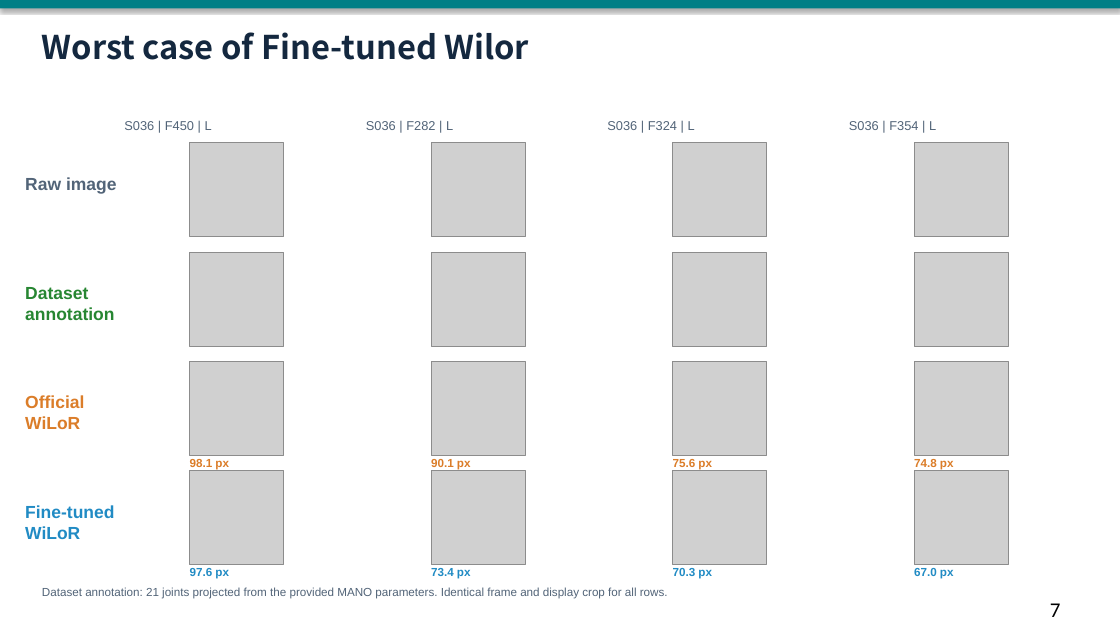
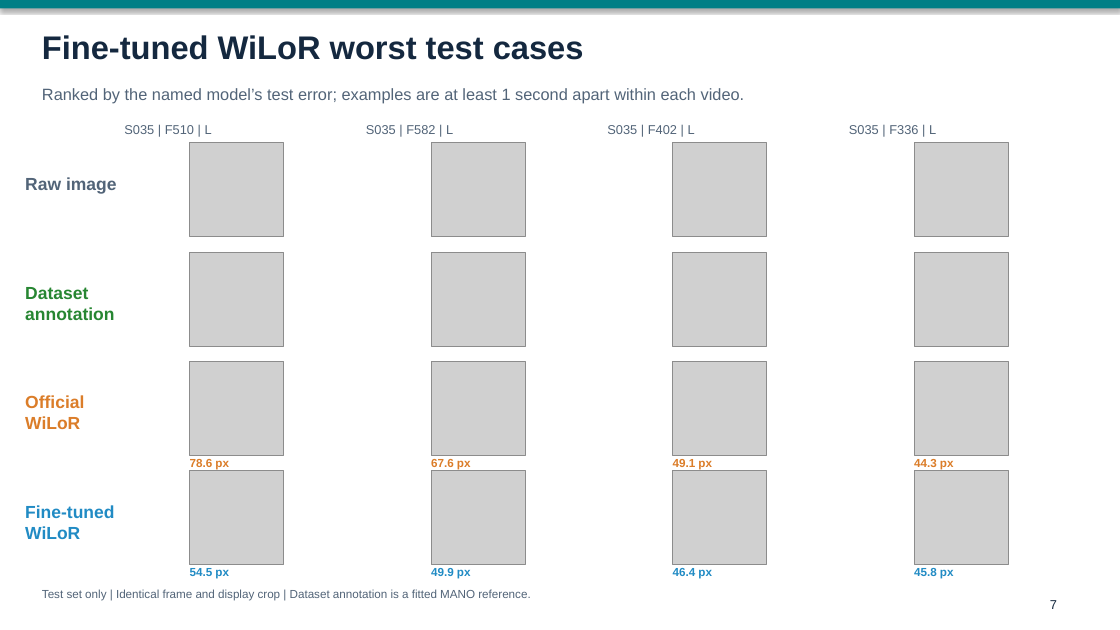
Before and after one commit to choppa129/WiLoR, a slide deck: slide 7 of reports/hand_display_comparison/WiLoR_手套微调_汇报.pptx. Drawn at 1120x630 pixels with LibreOffice and Linux fonts; fonts in the diff are those of the drawing; grey boxes stand for pictures. Boxes give left, top, right and bottom in pixels: in the first picture for what was removed or moved away, otherwise in the second. Text is boxed around its words. In the diff, an @@ line names an element or a change of style, - is before the commit and + after.

Commit message:
docs: report fixed glove model results on test set

```diff
--- a/reports/hand_display_comparison/WiLoR_手套微调_汇报.pptx
+++ b/reports/hand_display_comparison/WiLoR_手套微调_汇报.pptx
@@ text at [42,35,584,60]: text changed; font Noto Sans CJK SC to Arial @@
-Worst case of Fine-tuned Wilor
+Fine-tuned WiLoR worst test cases
@@ text added at [42,88,745,104], 14 pt, text #526478 @@
+Ranked by the named model’s test error; examples are at least 1 second apart within each video.
@@ text at [124,125,212,134]: text changed @@
-S036 | F450 | L
+S035 | F510 | L
@@ text at [366,125,453,134]: text changed @@
-S036 | F282 | L
+S035 | F582 | L
@@ text at [607,125,695,134]: text changed @@
-S036 | F324 | L
+S035 | F402 | L
@@ text at [849,125,936,134]: text changed @@
-S036 | F354 | L
+S035 | F336 | L
@@ text at [190,459,229,470]: text changed; text colour #218BC4 to #DB7D29 @@
-97.6 px
+78.6 px
@@ text removed at [190,459,229,470] @@
-98.1 px
@@ text at [431,459,471,470]: text changed @@
-90.1 px
+67.6 px
@@ text at [673,459,712,470]: text changed @@
-75.6 px
+49.1 px
@@ text added at [914,459,954,470], 10 pt, text #DB7D29, bold @@
+44.3 px
@@ text added at [190,568,229,579], 10 pt, text #218BC4, bold @@
+54.5 px
@@ text at [431,568,471,579]: text changed @@
-73.4 px
+49.9 px
@@ text at [673,568,712,579]: text changed @@
-70.3 px
+46.4 px
@@ text at [914,568,954,579]: text changed; text colour #DB7D29 to #218BC4 @@
-74.8 px
+45.8 px
@@ text removed at [914,568,954,579] @@
-67.0 px
@@ text at [42,589,530,601]: text changed @@
-Dataset annotation: 21 joints projected from the provided MANO parameters. Identical frame and display crop for all rows.
+Test set only | Identical frame and display crop | Dataset annotation is a fitted MANO reference.
@@ text "7" at [1050,600,1057,609]: size 18 to 11 pt, font Calibri to Arial, text colour #000000 to #14283F @@
```
Also in this commit, not shown: 5 other slides changed, 3 other files.
